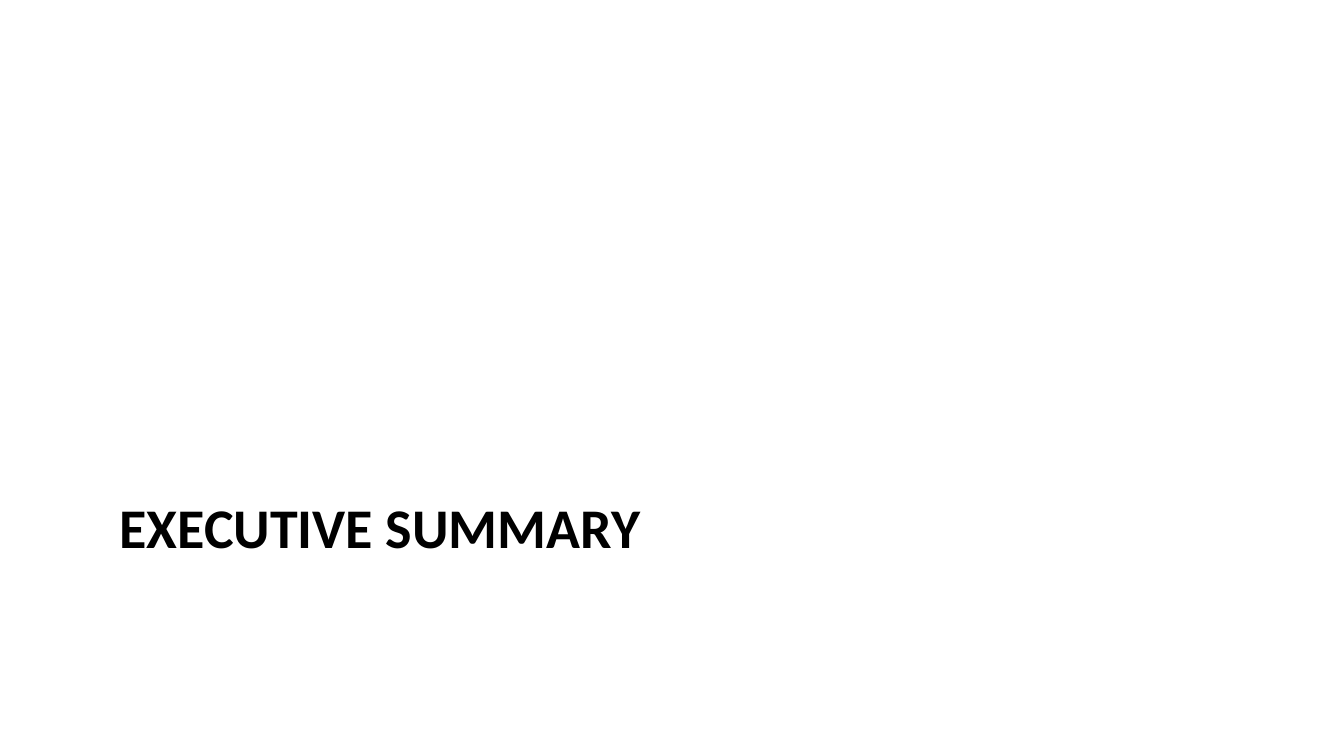
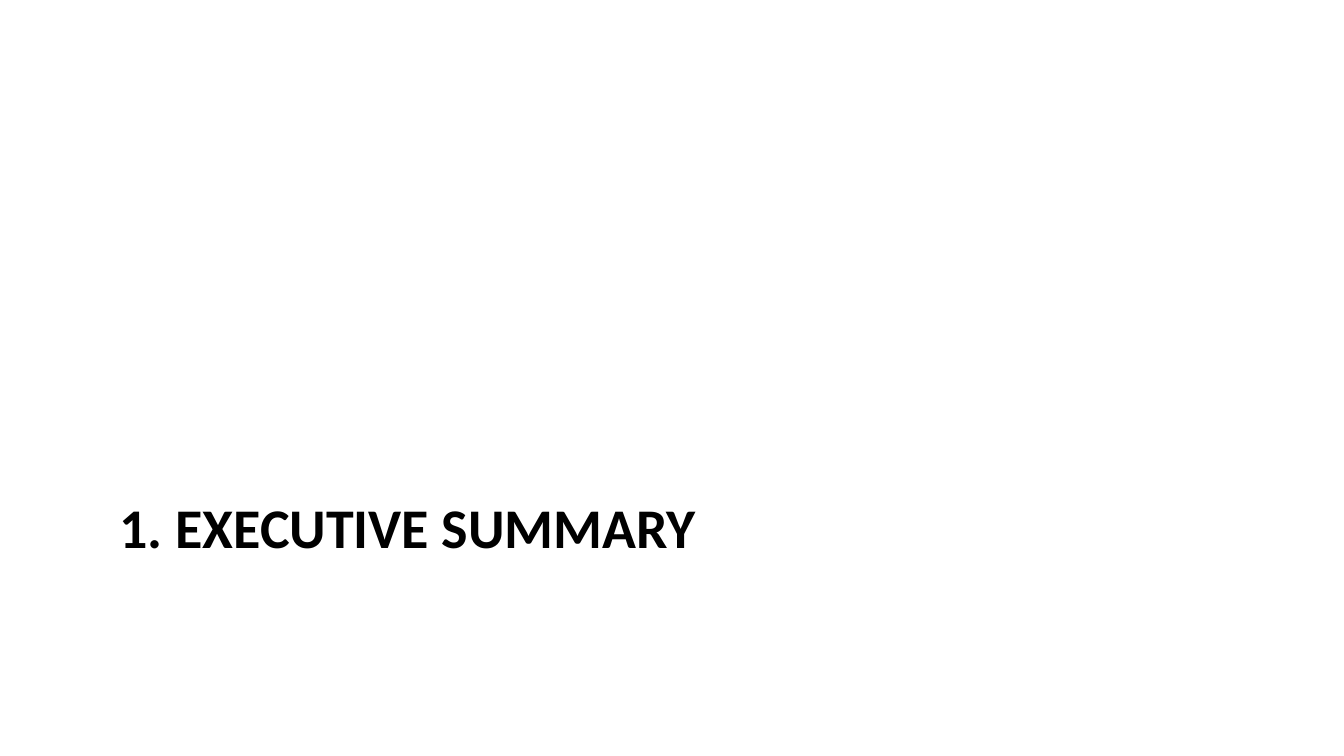
Before and after one commit to igor-kan/quarto-writing, a slide deck: slide 2 of posts/aurora_internal_ai_assistant_proposal_slides.pptx. Drawn at 1344x756 pixels with LibreOffice and Linux fonts; fonts in the diff are those of the drawing. Boxes give left, top, right and bottom in pixels: in the first picture for what was removed or moved away, otherwise in the second. Text is boxed around its words. In the diff, an @@ line names an element or a change of style, - is before the commit and + after.

```diff
--- a/posts/aurora_internal_ai_assistant_proposal_slides.pptx
+++ b/posts/aurora_internal_ai_assistant_proposal_slides.pptx
@@ title at [120,511,696,549]: text changed @@
-EXECUTIVE SUMMARY
+1. EXECUTIVE SUMMARY
```
Also in this commit, not shown: 20 other slides changed.
